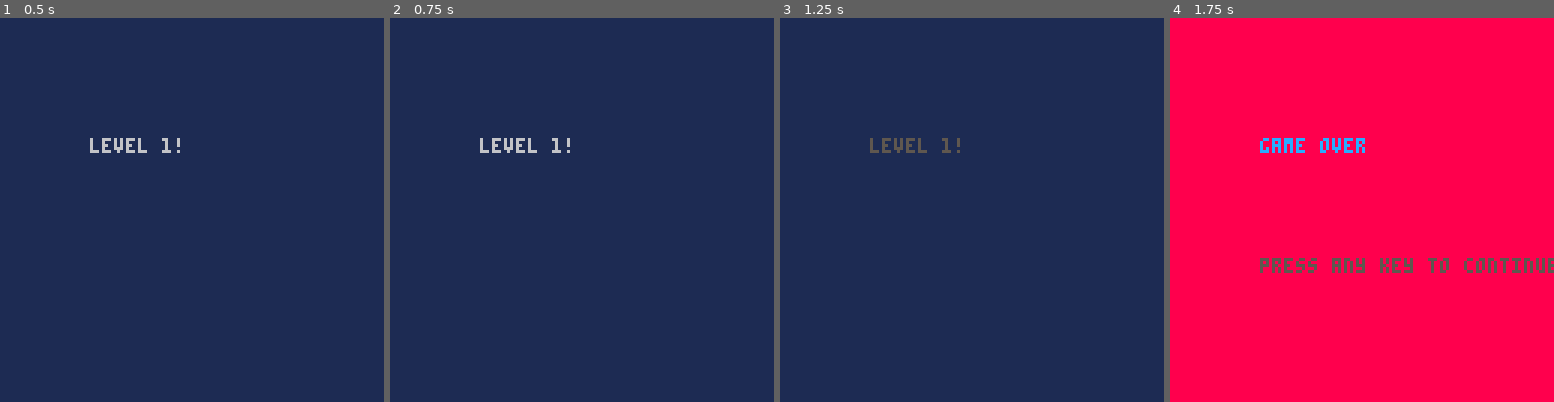
Above: before the commit, frames 1-4 (left to right).
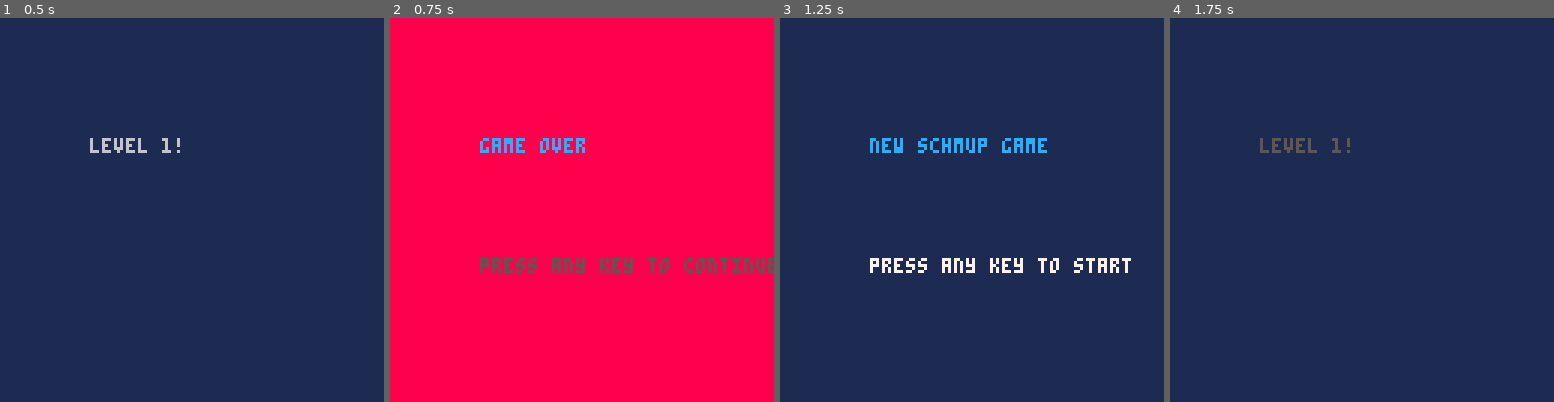
Above: after the commit, the same moments.

Repository: ljsnell/pico-8-shmup
Game: PICO-8 cartridge shmup.p8
The game is run twice, just before and just after one commit, with the same random seed, the same clock (stepped at 60 frames per second) and the same inputs.
Inputs:
- Up to frame 1 (0.5 s): tap X (X key) at 0.33 s
- Up to frame 2 (0.75 s): tap O (Z key) at 0.7 s
- Up to frame 3 (1.25 s): tap X (X key) at 1.07 s
- Up to frame 4 (1.75 s): hold Right from 1.6 s (still down); tap O (Z key) at 1.7 s

Frame 1 is identical in both runs. In frame 2, 100% of the frame differs, in the area x 0-100%, y 0-100%; in frame 3, 2.0%; in frame 4, 100%.

Commit message:
Added enemy logic, need to use the drawspr function now.

Diff:
--- a/shmup.p8
+++ b/shmup.p8
@@ -34,8 +34,6 @@
 	--star mapping
 	stars={}
 
-	-- Bullets
-	buls={}
 
 	for i=1,100 do
 		local newstar={}
@@ -44,8 +42,20 @@
 		newstar.spd=rnd(1.5)+0.5
 		add(stars,newstar)
 	end
-end
-
+
+	-- Bullets
+	buls={}
+
+	-- Enemies
+	enemies={}
+
+	local nenemy={}
+	nenemy.x=60
+	nenemy.y=5
+	nenemy.spr=20
+
+	add(enemies,nenemy)
+end
 
 function _draw()
 	if mode=="game" then
@@ -92,6 +102,12 @@
 		else
 			spr(28,100+i*9-8,1)
 		end
+	end
+
+	-- enemies
+	for i=1,#enemies do
+		local myen=enemies[i]
+		spr(myen.spr,myen.x,myen.y)
 	end
 
 	animatestars()
@@ -130,7 +146,7 @@
 end
 
 function update_splash()
-	if splashcnt<50 then
+	if splashcnt<20 then
 		mode="splash"
 	else
 		mode="game"
@@ -181,6 +197,11 @@
 	end
 	return banim[blinkt]
 end
+
+function drawspr(myspr)
+	spr(myspr.spr,myspr.x,myspr.y)
+end
+
 -->8
 function update_game()
 	xspeed=0
@@ -232,6 +253,20 @@
 			del(buls,mybul)
 		end
 	end
+
+	--moving enemies
+for myen in all(enemies) do
+		myen.y+=1
+		-- myen.x+=rnd(2)-1
+		myen.spr+=.1
+		if myen.spr > 24 then
+			myen.spr=20
+		end
+		if myen.y>128 then
+			del(enemies,myen)
+		end
+	end
+	-- Maybe spawn double enemies everytime an enemy gets killed?
 
 	if muzzle>0 then
 		muzzle=muzzle-1
@@ -262,13 +297,13 @@
 007007000000000099999999cccccccc07777770090aa09007077070078888700807708000000000000000000088880000800800000000000000000000000000
 000000000700070009999990c000000c070770700009900000077000007887000088880000000000000000000008800000088000000000000000000000000000
 00000000007770000099990000000000000000000000000000000000000770000000000000000000000000000000000000000000000000000000000000000000
-00000000000000000000000000000000000000000000000000000000000000000000000000000000000000000087000000870000000000000000000000000000
-000c1000000cc0000001c00000000000000000000000000000000000000000000000000000000000000000000000700000007000000000000000000000000000
-0011c10000c11c00001c110000000000000000000000000000000000000000000000000000000000000000000088880000888800000000000000000000000000
-0011c10000c11c00001c110000000000000000000000000000000000000000000000000000000000000000000880888008070080000000000000000000000000
-0c77cc100cc77cc001cc77c000000000000000000000000000000000000000000000000000000000000000000808888008700080000000000000000000000000
-0cccccc1cccccccc1cccccc000000000000000000000000000000000000000000000000000000000000000000888888008000080000000000000000000000000
-0c0990c1c009900c1c0990c000000000000000000000000000000000000000000000000000000000000000000888888008000080000000000000000000000000
+00000000000000000000000000000000000000000000000080000008000000000000000000000000000000000087000000870000000000000000000000000000
+000c1000000cc0000001c00000000000007777008077770880777708807777080000000000000000000000000000700000007000000000000000000000000000
+0011c10000c11c00001c110000000000087777800877778008777780087777800000000000000000000000000088880000888800000000000000000000000000
+0011c10000c11c00001c110000000000078778700787787007877870078778700000000000000000000000000880888008070080000000000000000000000000
+0c77cc100cc77cc001cc77c000000000077777700777777007777770077777700000000000000000000000000808888008700080000000000000000000000000
+0cccccc1cccccccc1cccccc000000000077777700777777007777770077777700000000000000000000000000888888008000080000000000000000000000000
+0c0990c1c009900c1c0990c000000000070770700707707007077070070770700000000000000000000000000888888008000080000000000000000000000000
 00000000000000000000000000000000000000000000000000000000000000000000000000000000000000000088880000888800000000000000000000000000
 
 
